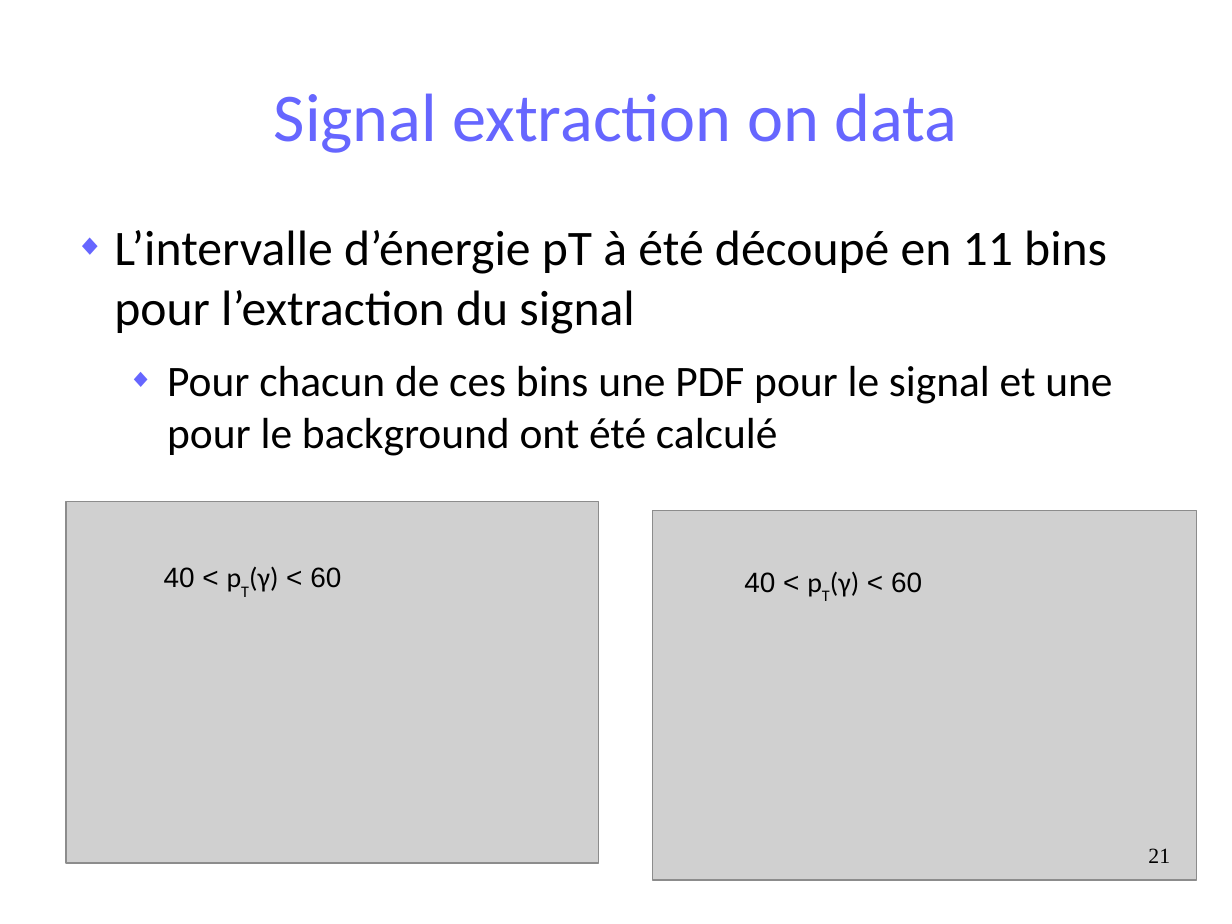
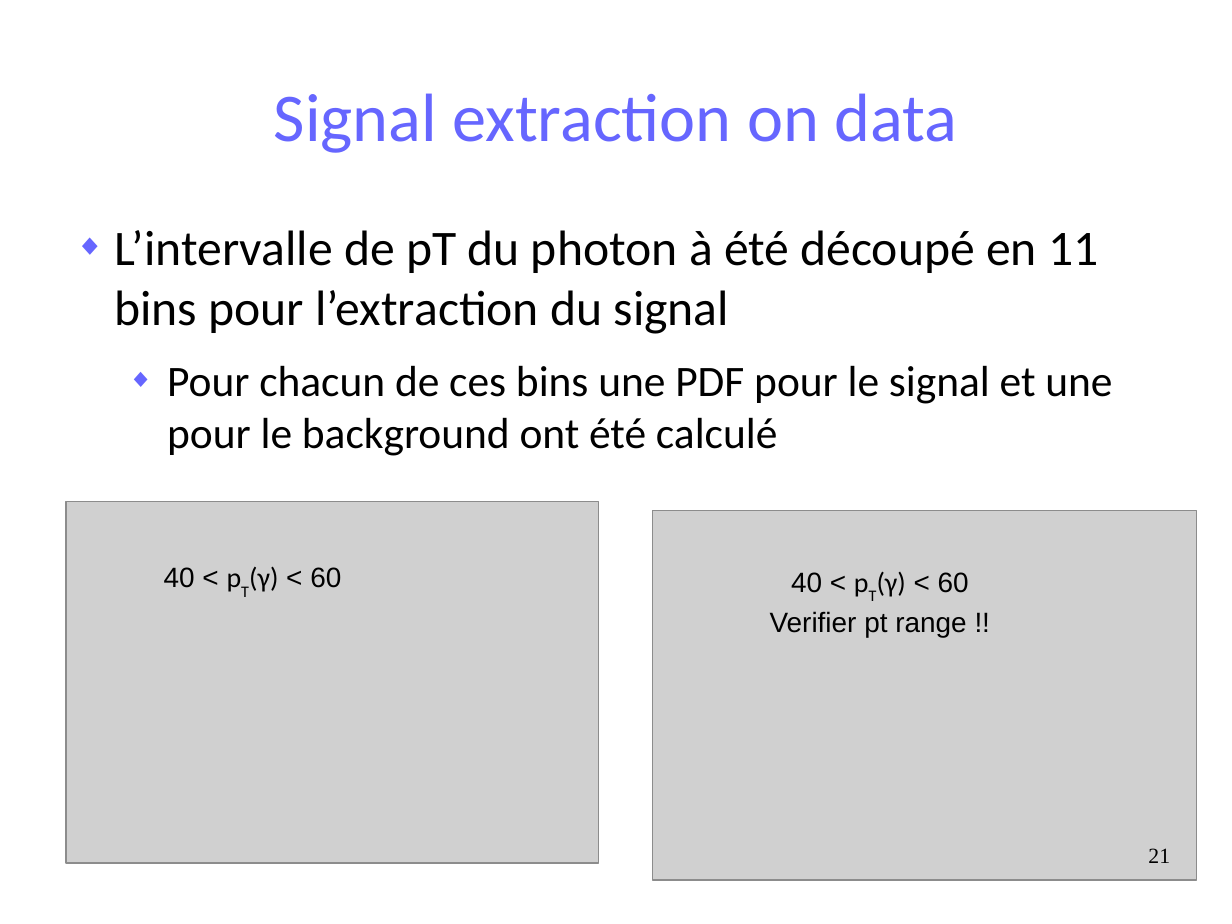
Before and after one commit to maxgiraud/m2_report, a slide deck: slide 21 of soutenance.odp. Drawn at 1232x924 pixels with LibreOffice and Linux fonts; fonts in the diff are those of the drawing; grey boxes stand for pictures. Boxes give left, top, right and bottom in pixels: in the first picture for what was removed or moved away, otherwise in the second. Text is boxed around its words. In the diff, an @@ line names an element or a change of style, - is before the commit and + after.

```diff
--- a/soutenance.odp
+++ b/soutenance.odp
@@ text at [114,230,1098,334]: text changed @@
-◆ L’intervalle d’énergie pT à été découpé en 11 bins pour l’extraction du signal
+◆ L’intervalle de pT du photon à été découpé en 11 bins pour l’extraction du signal
@@ text at [770,611,966,637]: paragraph added @@
+Verifier pt range !!
```
Also in this commit, not shown: 7 other slides changed, 2 slides added.
